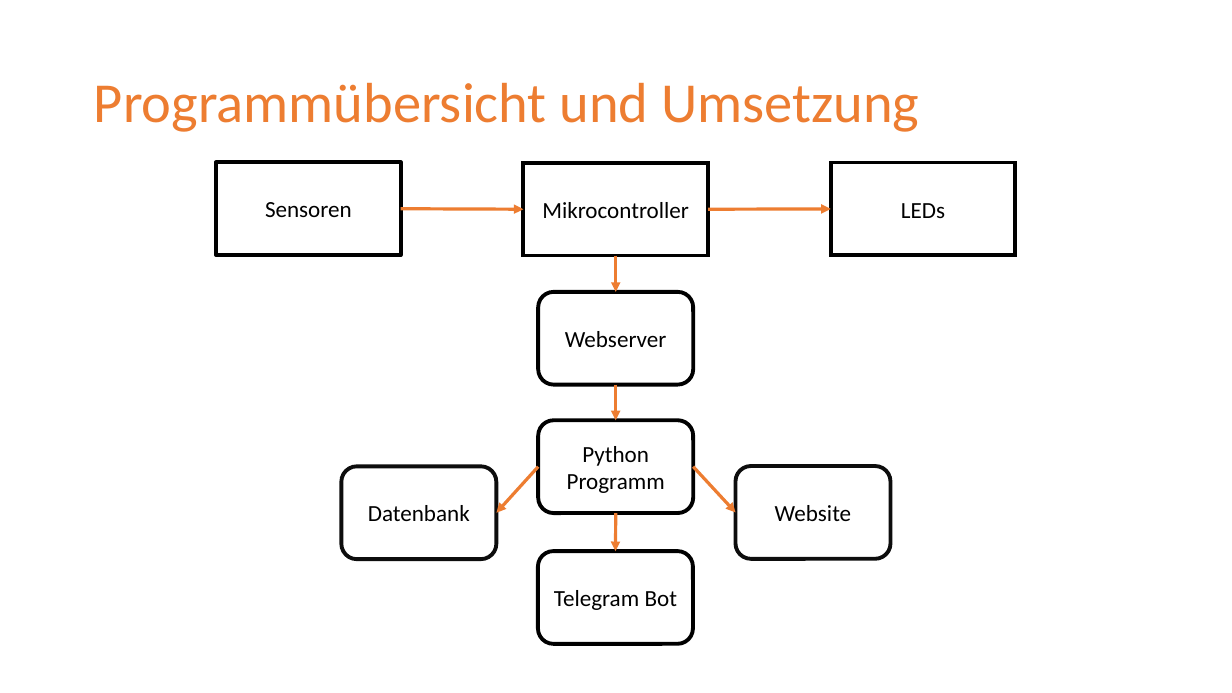
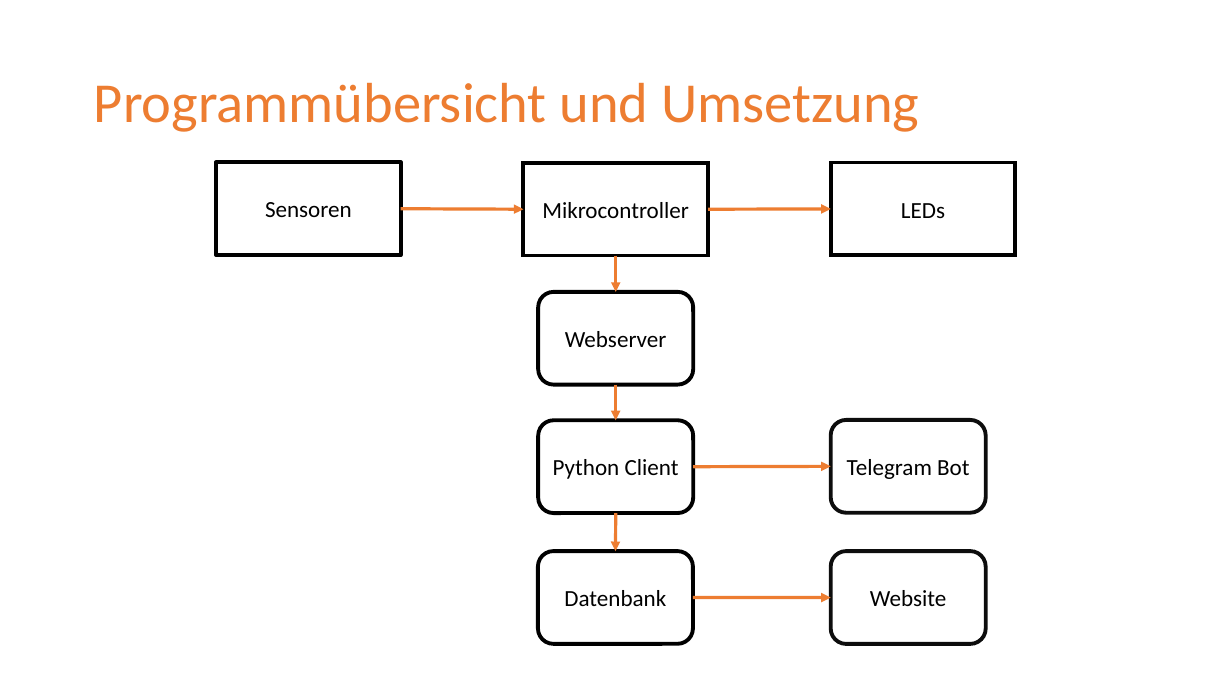
Before and after one commit to starckm8/Proj4_Gr4, a slide deck: slide 4 of Infolabor_Präsentation.pptx. Drawn at 1232x693 pixels with LibreOffice and Linux fonts; fonts in the diff are those of the drawing. Boxes give left, top, right and bottom in pixels: in the first picture for what was removed or moved away, otherwise in the second. Text is boxed around its words. In the diff, an @@ line names an element or a change of style, - is before the commit and + after.

```diff
--- a/Infolabor_Präsentation.pptx
+++ b/Infolabor_Präsentation.pptx
@@ rounded rectangle added at (x1=831, y1=420, x2=986, y2=512), fill #FFFFFF, outline #0D0D0D 3 pt, 18 pt, text #000000 @@
+Telegram Bot
@@ rounded rectangle removed at (x1=341, y1=467, x2=496, y2=559) @@
-Datenbank
@@ text in rounded rectangle at (x1=553, y1=459, x2=679, y2=479): text changed @@
-Python Programm
+Python Client
@@ arrow moved from (538, 467) - (496, 513) to (693, 467) - (831, 467) @@
@@ arrow removed from (693, 467) to (736, 513) @@
@@ rounded rectangle "Website" moved from (x1=736, y1=466, x2=891, y2=558) to (x1=831, y1=551, x2=986, y2=643) @@
@@ text in rounded rectangle at (x1=564, y1=590, x2=666, y2=606): text changed @@
-Telegram Bot
+Datenbank
@@ arrow added from (693, 598) to (831, 598), #ED7D31 2.5 pt @@
```
Also in this commit, not shown: 2 other slides changed.
